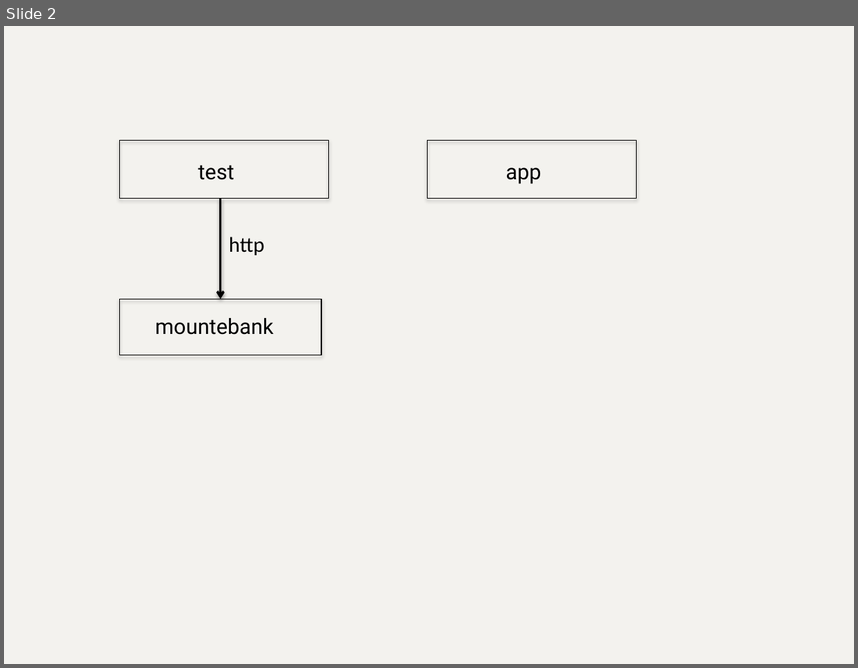
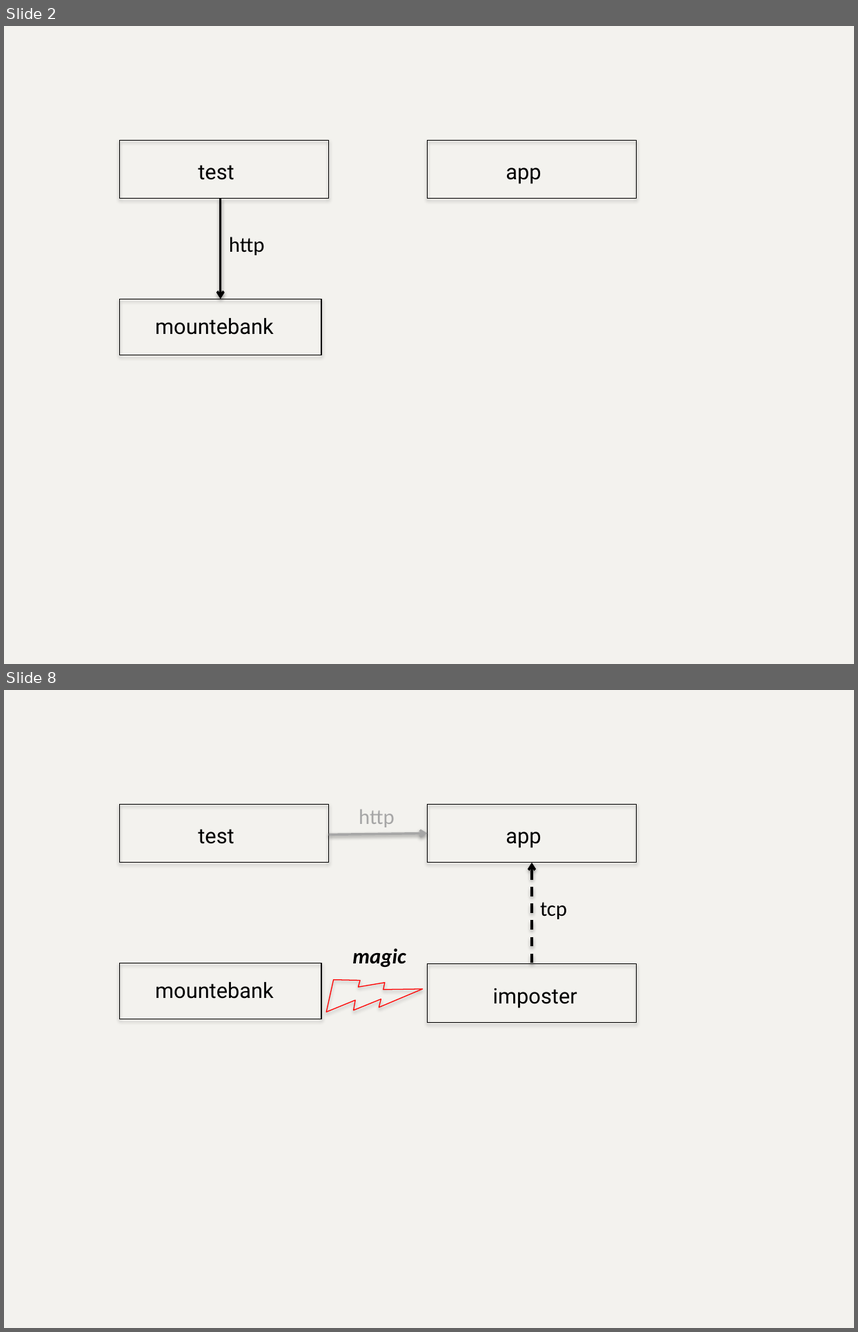
Before and after one commit to bbyars/mountebank, a slide deck: src/public/images/sources/sources.pptx. Shown one above the other, each under a label of ours: slide 2 before the commit, slides 2 and 8 after it; the slides between them are not shown. The pictures are 858x668 and 858x1332 pixels, drawn with LibreOffice and Linux fonts; fonts in the diff are those of the drawing. Boxes give left, top, right and bottom in pixels: in the first picture for what was removed or moved away, otherwise in the second. Text is boxed around its words. In the diff, an @@ line names an element or a change of style, - is before the commit and + after.

```diff
--- a/src/public/images/sources/sources.pptx
+++ b/src/public/images/sources/sources.pptx
@@ slide 8 added at (4,690,854,1328), background #F3F2EE @@
@@ rectangle added at (120,804,329,862), outline #000000 0.75 pt @@
@@ text added at (359,809,395,827), 18 pt, text #A6A6A6 @@
+http
@@ rectangle added at (428,804,637,862), outline #000000 0.75 pt @@
@@ text added at (198,829,234,844), 18 pt, text #000000 @@
+test
@@ arrow added from (329, 834) to (428, 833), #A6A6A6 2 pt @@
@@ text added at (506,831,541,848), 18 pt, text #000000 @@
+app
@@ arrow added from (532, 964) to (532, 862), #000000 2 pt dashed @@
@@ text added at (540,902,567,919), 18 pt, text #000000 @@
+tcp
@@ lightning bolt added at (315,943,422,1049), outline #FF0000 0.75 pt @@
@@ text added at (352,948,406,967), 18 pt, text #000000, bold, italic @@
+magic
@@ rectangle added at (120,963,322,1019), outline #000000 0.75 pt @@
@@ rectangle added at (428,964,637,1023), outline #000000 0.75 pt @@
@@ text added at (155,982,273,998), 18 pt, text #000000 @@
+mountebank
@@ text added at (493,988,577,1008), 18 pt, text #000000 @@
+imposter
```
Also in this commit, not shown: 10 slides changed, 1 other slide added.
